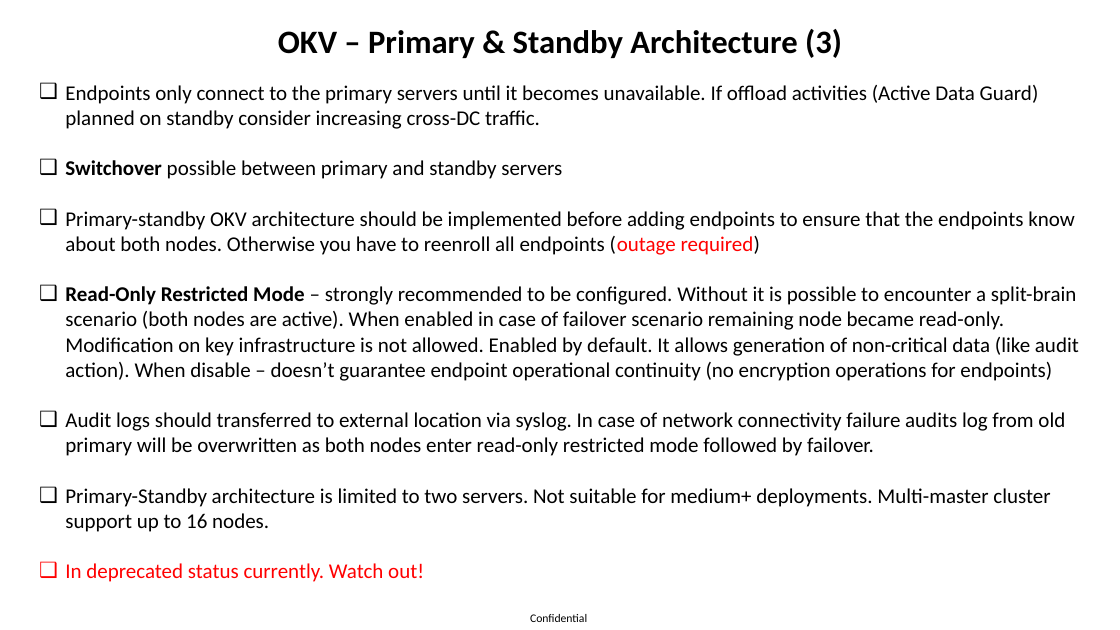
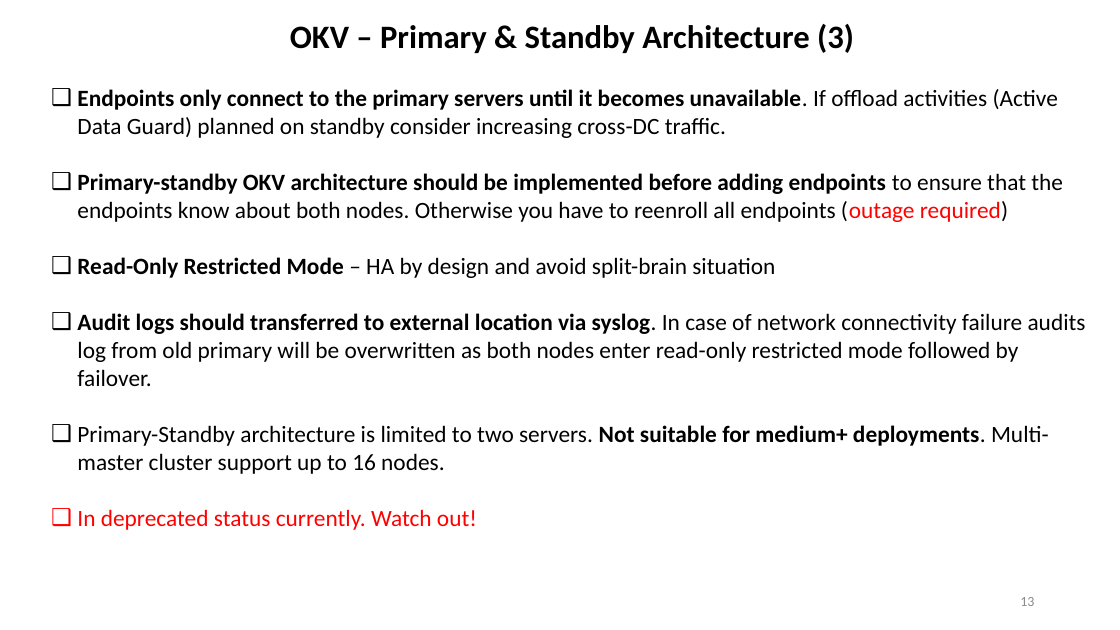
Before and after one commit to zizu1985/DOAG_OKV_EXACC, a slide deck: slide 13 of Oracle_Key_Vault_Overview.pptx. Drawn at 1120x630 pixels with LibreOffice and Linux fonts; fonts in the diff are those of the drawing; background and template pictures are left out. Boxes give left, top, right and bottom in pixels: in the first picture for what was removed or moved away, otherwise in the second. Text is boxed around its words. In the diff, an @@ line names an element or a change of style, - is before the commit and + after.

```diff
--- a/Oracle_Key_Vault_Overview.pptx
+++ b/Oracle_Key_Vault_Overview.pptx
@@ text "OKV – Primary & Standby ...": place and size @@
-text "OKV – Primary & Standby ..." at box(278, 29, 842, 58)
+text "OKV – Primary & Standby ..." at box(290, 24, 854, 53)
@@ text "OKV – Primary & Standby ..." at box(290, 24, 854, 53): vertical alignment middle to bottom @@
@@ text "Endpoints only connect to the ...": place and size @@
-text "Endpoints only connect to the ..." at box(65, 85, 1079, 582)
+text "Endpoints only connect to the ..." at box(77, 89, 1086, 530)
@@ text at box(77, 89, 1086, 530): size 18 to 20 pt; bold on in "Endpoints only connect to the primary servers ...", "Primary-standby OKV architecture should be implemented befor ...", "Audit logs should transferred to external location ...", "Not suitable for medium+ deployments." @@
@@ text at box(65, 160, 562, 179): paragraph removed @@
-❑ Switchover possible between primary and standby servers
@@ text at box(77, 257, 775, 278): text changed; size 18 to 20 pt @@
-❑ Read-Only Restricted Mode – strongly recommended to be configured. Without it is possible to encounter a split-brain scenario (both nodes are active). When enabled in case of failover scenario remaining node became read-only. Modification on key infrastructure is not allowed. Enabled by default. It allows generation of non-critical data (like audit action). When disable – doesn’t guarantee endpoint operational continuity (no encryption operations for endpoints)
+❑ Read-Only Restricted Mode – HA by design and avoid split-brain situation
@@ page number added at box(1020, 597, 1034, 606), 12 pt, text #8C8C8C @@
+13
@@ text removed at box(530, 614, 587, 622) @@
-Confidential
```
Also in this commit, not shown: 11 other slides changed.
